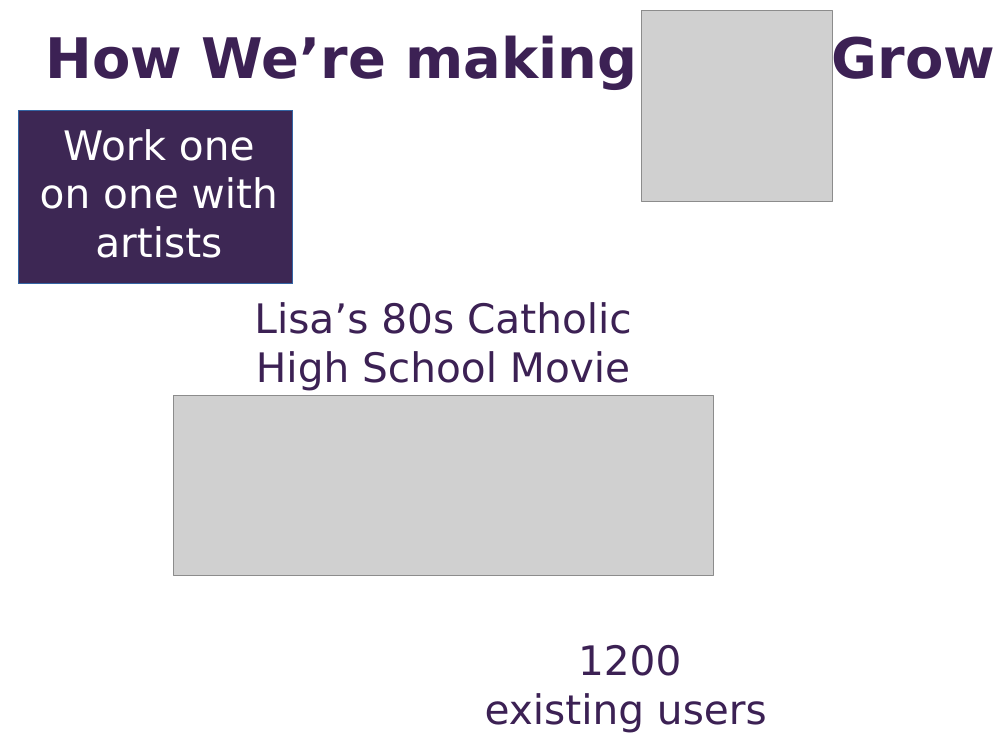
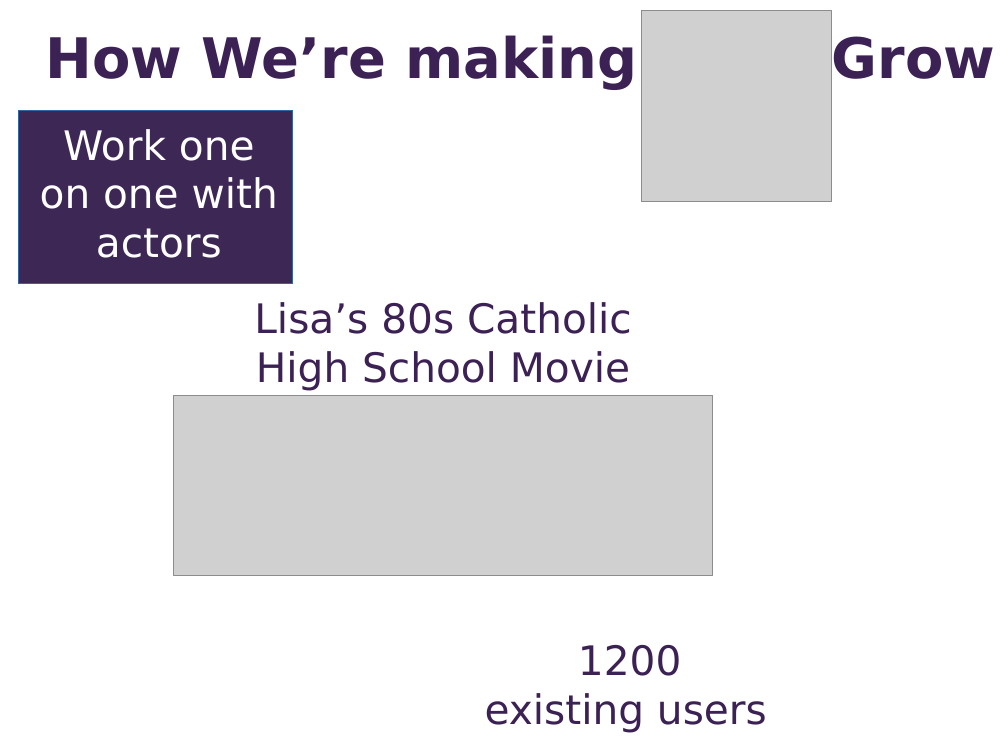
Before and after one commit to ece106/tomatocan, a slide deck: slide 8 of public/marketingSlides.pptx. Drawn at 1008x756 pixels with LibreOffice and Linux fonts; fonts in the diff are those of the drawing; grey boxes stand for pictures. Boxes give left, top, right and bottom in pixels: in the first picture for what was removed or moved away, otherwise in the second. Text is boxed around its words. In the diff, an @@ line names an element or a change of style, - is before the commit and + after.

```diff
--- a/public/marketingSlides.pptx
+++ b/public/marketingSlides.pptx
@@ text at box(40, 129, 278, 258): text changed @@
-Work one on one with artists
+Work one on one with actors
```
Also in this commit, not shown: 11 other slides changed, 6 other files.
